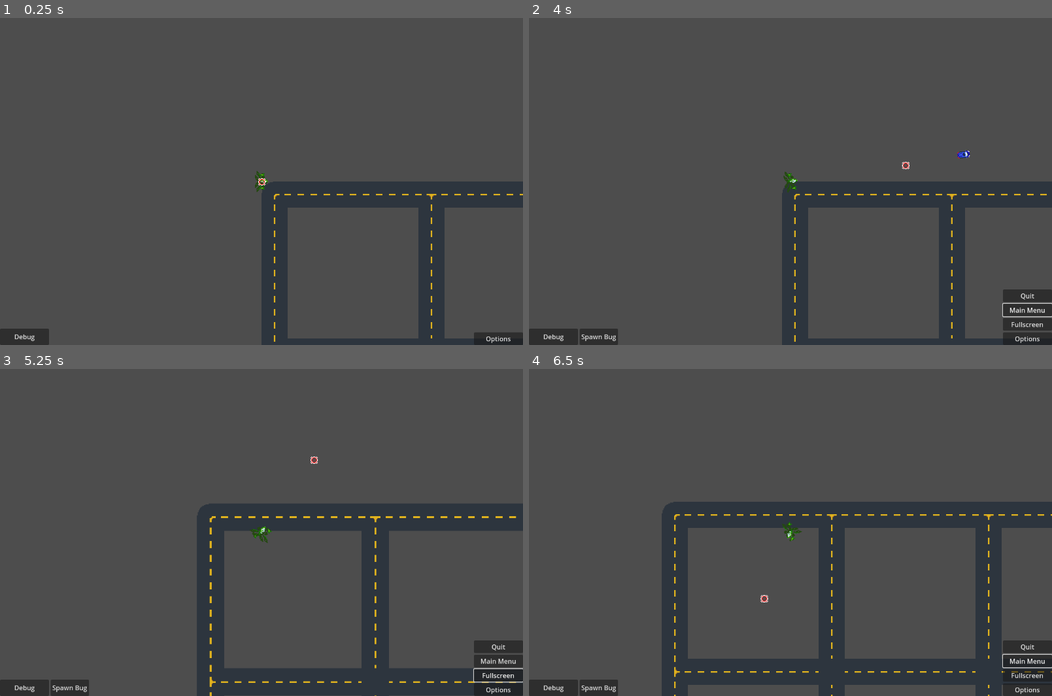
Above: before the commit, frames 1-4 (two rows, left to right).
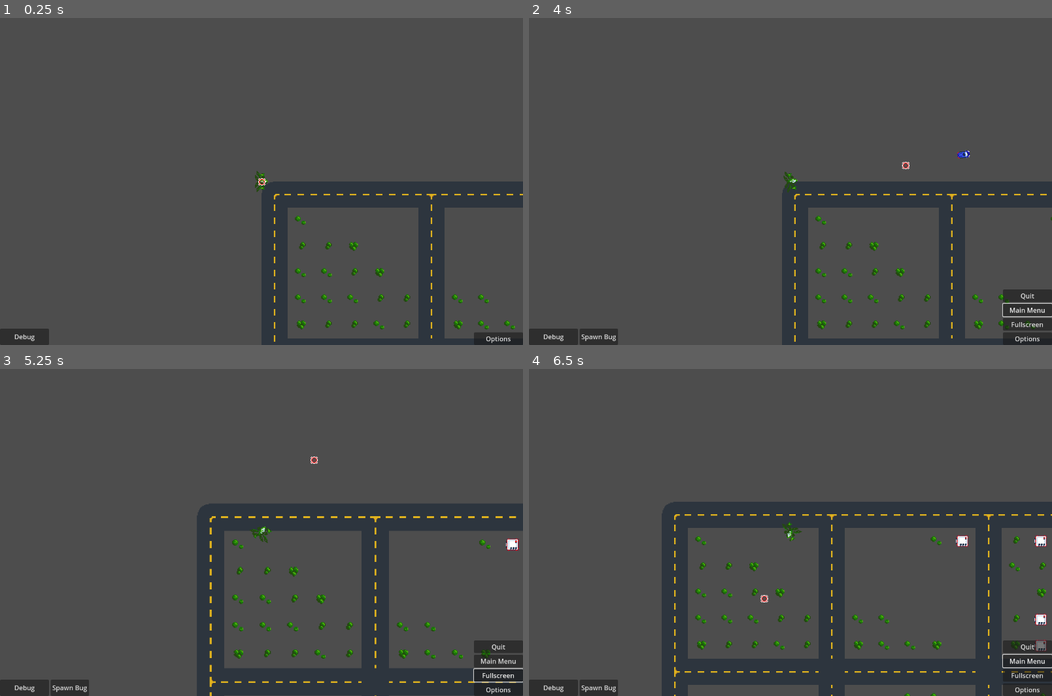
Above: after the commit, the same moments.

Repository: asoberbeck/mj6a
Game: Godot game, scene res://mockup.tscn
Same seed, same stepped clock (60 frames per second), same inputs: the game is played once before the commit and once after it.
Inputs (mouse positions are in pixels of both pictures, inside the frame that each line leads up to):
- Up to frame 1 (0.25 s): no input
- Up to frame 2 (4 s): click "Debug" at 0.5 s; click "Spawn Bug" at 1.25 s; click "Options" at 2 s; click "Main Menu" at 2.75 s; move the mouse to (905, 165) at 3.52 s; press the mouse at (905, 165) at 3.53 s; hold Right (ui_right) from 3.53 s (still down)
- Up to frame 3 (5.25 s): move the mouse to (156, 548) at 4.27 s; release Right (ui_right) at 4.28 s; release the mouse at (156, 548) at 4.28 s; hold Down (ui_down) 4.28-5.03 s; click (156, 548) at 4.35 s; move the mouse to (313, 460) at 5.02 s; hold Right (ui_right) from 5.03 s (still down); hold Mouse wheel up (zoom_in) from 5.03 s (still down)
- Up to frame 4 (6.5 s): click (842, 460) at 5.3 s; move the mouse to (764, 597) at 5.77 s; release Right (ui_right) at 5.78 s; release Mouse wheel up (zoom_in) at 5.78 s; hold Up (ui_up) from 5.78 s (still down); tap Mouse wheel down (zoom_out) at 5.85 s; click (764, 597) at 6.05 s

The runs differ from the first frame. In frame 1, 0.6% of the frame differs, in the area x 56-99%, y 60-96%; in frame 2, 0.5%; in frame 3, 0.8%; in frame 4, 1.1%, in the area x 31-99%, y 50-100%.

Commit message:
barebone main menu, map gen, track looping

Diff:
--- /dev/null
+++ b/block_gen.gd
@@ -0,0 +1 @@
+extends Node2D
--- a/bullet_1.gd
+++ b/bullet_1.gd
@@ -3,6 +3,7 @@
 @export var speed = 500
 @export var ttl = 1.0
 var age = 0
+@onready var sfx = $Boom
 
 func _physics_process(delta):
 	age += delta
@@ -13,7 +14,8 @@
 
 func _on_body_entered(body):
 	print("bullet_1 _on_body_entered(), body ==", body)
+
 	if body.is_in_group("shootable"):
-		print("kaboom")
+		sfx.play()
 		body.queue_free()
 		queue_free()
--- a/bullet_1.tscn
+++ b/bullet_1.tscn
@@ -1,7 +1,8 @@
-[gd_scene load_steps=4 format=3 uid="uid://l1aonqlg0vx7"]
+[gd_scene load_steps=5 format=3 uid="uid://l1aonqlg0vx7"]
 
 [ext_resource type="Script" uid="uid://c14ft7pgjji1d" path="res://bullet_1.gd" id="1_bmlrp"]
-[ext_resource type="Texture2D" uid="uid://csdakyqomg8pt" path="res://tilesheet.png" id="2_yp86r"]
+[ext_resource type="Texture2D" uid="uid://rnviksq5npjd" path="res://tilesheet.png" id="2_yp86r"]
+[ext_resource type="AudioStream" uid="uid://cg1m6uifeo4jf" path="res://music/explosion.mp3" id="3_yp86r"]
 
 [sub_resource type="CircleShape2D" id="CircleShape2D_kxkjx"]
 
@@ -18,4 +19,8 @@
 region_enabled = true
 region_rect = Rect2(0, 16, 16, 16)
 
+[node name="Boom" type="AudioStreamPlayer" parent="."]
+stream = ExtResource("3_yp86r")
+volume_db = 5.0
+
 [connection signal="body_entered" from="." to="." method="_on_body_entered"]
--- /dev/null
+++ b/mainmenu.gd
@@ -0,0 +1,11 @@
+extends MarginContainer
+
+func _new_game_pressed():
+	get_tree().change_scene_to_file("res://mockup.tscn")
+	print("new game pressed")
+
+func _options_pressed():
+	print("options pressed")
+
+func _credits_pressed():
+	print("credits pressed")
--- /dev/null
+++ b/mainmenu.tscn
@@ -0,0 +1,41 @@
+[gd_scene load_steps=5 format=3 uid="uid://cp4k5pr5junr"]
+
+[ext_resource type="Script" uid="uid://sucgb16tunuu" path="res://mainmenu.gd" id="1_igs2m"]
+[ext_resource type="Texture2D" uid="uid://dvk5f0jplsv7i" path="res://assets/options.png" id="1_wgsso"]
+[ext_resource type="Texture2D" uid="uid://c2c5nx76x3y80" path="res://assets/newGame.png" id="2_igs2m"]
+[ext_resource type="Texture2D" uid="uid://b5dgbimx0mgcm" path="res://assets/credits.png" id="3_3pujl"]
+
+[node name="mainmenu" type="MarginContainer"]
+anchors_preset = 15
+anchor_right = 1.0
+anchor_bottom = 1.0
+grow_horizontal = 2
+grow_vertical = 2
+theme_override_constants/margin_left = 80
+theme_override_constants/margin_top = 120
+theme_override_constants/margin_right = 80
+theme_override_constants/margin_bottom = 120
+script = ExtResource("1_igs2m")
+
+[node name="HBoxContainer" type="HBoxContainer" parent="."]
+layout_mode = 2
+
+[node name="menuButtons" type="VBoxContainer" parent="HBoxContainer"]
+layout_mode = 2
+theme_override_constants/separation = 15
+
+[node name="newGame" type="Button" parent="HBoxContainer/menuButtons"]
+layout_mode = 2
+icon = ExtResource("2_igs2m")
+
+[node name="options" type="Button" parent="HBoxContainer/menuButtons"]
+layout_mode = 2
+icon = ExtResource("1_wgsso")
+
+[node name="credits" type="Button" parent="HBoxContainer/menuButtons"]
+layout_mode = 2
+icon = ExtResource("3_3pujl")
+
+[connection signal="pressed" from="HBoxContainer/menuButtons/newGame" to="." method="_new_game_pressed"]
+[connection signal="pressed" from="HBoxContainer/menuButtons/options" to="." method="_options_pressed"]
+[connection signal="pressed" from="HBoxContainer/menuButtons/credits" to="." method="_credits_pressed"]
--- a/mockup.tscn
+++ b/mockup.tscn
@@ -1,17 +1,18 @@
-[gd_scene load_steps=18 format=4 uid="uid://ue2jnx3xbrfq"]
+[gd_scene load_steps=22 format=4 uid="uid://ue2jnx3xbrfq"]
 
 [ext_resource type="Script" uid="uid://cuuts1n3867n7" path="res://mockup.gd" id="1_4g3pk"]
-[ext_resource type="Texture2D" uid="uid://csdakyqomg8pt" path="res://tilesheet.png" id="1_dqb14"]
+[ext_resource type="Texture2D" uid="uid://rnviksq5npjd" path="res://tilesheet.png" id="1_dqb14"]
 [ext_resource type="Script" uid="uid://dar2r1d2qf1rf" path="res://mockup_player.gd" id="2_pp484"]
-[ext_resource type="Texture2D" uid="uid://cffoi58fnf05a" path="res://assets/road_bin_mapped.png" id="3_icy5f"]
+[ext_resource type="Texture2D" uid="uid://sgekmq2tesw7" path="res://assets/road_bin_mapped.png" id="3_icy5f"]
 [ext_resource type="Script" uid="uid://e4w1qcer0bod" path="res://road_tm.gd" id="3_rho02"]
-[ext_resource type="Texture2D" uid="uid://cu0s3cn1spaoy" path="res://assets/citySet.png" id="4_ma42w"]
-[ext_resource type="Texture2D" uid="uid://bk41vqc8a7tcv" path="res://assets/torso.png" id="5_u731o"]
-[ext_resource type="Script" path="res://aim_spot.gd" id="6_cq8ym"]
-[ext_resource type="Texture2D" uid="uid://c4g2hiij3qauy" path="res://assets/appendages.png" id="6_fo7ma"]
-[ext_resource type="Texture2D" uid="uid://stlqmg6xdtgs" path="res://assets/reticle.png" id="8_rho02"]
-[ext_resource type="Script" path="res://options_v_box.gd" id="9_icy5f"]
+[ext_resource type="Texture2D" uid="uid://d07wpruqnr66c" path="res://assets/citySet.png" id="4_ma42w"]
+[ext_resource type="Texture2D" uid="uid://b8kf16tx3swn2" path="res://assets/torso.png" id="5_u731o"]
+[ext_resource type="Script" uid="uid://dlttmj4f4xl5r" path="res://aim_spot.gd" id="6_cq8ym"]
+[ext_resource type="Texture2D" uid="uid://fffi407lpch6" path="res://assets/appendages.png" id="6_fo7ma"]
+[ext_resource type="Script" uid="uid://cdts8stkd8er1" path="res://track_a.gd" id="8_2uw06"]
+[ext_resource type="Texture2D" uid="uid://1kjn6b6r65i5" path="res://assets/reticle.png" id="8_rho02"]
 [ext_resource type="Script" uid="uid://b5vsrsvgxy6h0" path="res://menus_canvas.gd" id="10_fo7ma"]
+[ext_resource type="AudioStream" uid="uid://b15arnpa7y8ja" path="res://music/mj6 - Track A.mp3" id="12_42xhb"]
 
 [sub_resource type="TileSetAtlasSource" id="TileSetAtlasSource_pp484"]
 texture = ExtResource("1_dqb14")
@@ -105,6 +106,15 @@
 sources/0 = SubResource("TileSetAtlasSource_fo7ma")
 sources/1 = SubResource("TileSetAtlasSource_ma42w")
 
+[sub_resource type="FastNoiseLite" id="FastNoiseLite_42xhb"]
+
+[sub_resource type="NoiseTexture2D" id="NoiseTexture2D_2uw06"]
+width = 70
+height = 70
+as_normal_map = true
+bump_strength = 80.0
+noise = SubResource("FastNoiseLite_42xhb")
+
 [sub_resource type="RectangleShape2D" id="RectangleShape2D_dqb14"]
 
 [node name="Mockup" type="Node2D"]
@@ -118,6 +128,7 @@
 [node name="RoadTM" type="TileMapLayer" parent="."]
 tile_set = SubResource("TileSet_ma42w")
 script = ExtResource("3_rho02")
+blockRNG = SubResource("NoiseTexture2D_2uw06")
 
 [node name="BulletsCollection" type="Node2D" parent="."]
 
@@ -125,6 +136,11 @@
 
 [node name="Mech" type="CharacterBody2D" parent="."]
 script = ExtResource("2_pp484")
+
+[node name="trackA" type="AudioStreamPlayer2D" parent="Mech"]
+stream = ExtResource("12_42xhb")
+autoplay = true
+script = ExtResource("8_2uw06")
 
 [node name="Camera2D" type="Camera2D" parent="Mech"]
 zoom = Vector2(2, 2)
--- a/mockup_player.gd
+++ b/mockup_player.gd
@@ -69,6 +69,7 @@
 	if rezoom:
 		$Camera2D.zoom = Vector2(zoom, zoom)
 
+
 func perp(vec : Vector2):
 	var perpVec := Vector2.ZERO
 	perpVec.x = vec.y
--- a/road_tm.gd
+++ b/road_tm.gd
@@ -4,8 +4,9 @@
 @export var city_height := 11
 @export var block_size := 6
 @export var empty_road_prob := 0.4
-@export var veg_prob := 0.8
-@export var building_prob := 0.2
+@export var veg_prob := 0.7
+@export var building_prob := 0.4
+@export var blockRNG : NoiseTexture2D
 
 var veg_prob8b = int(255 * veg_prob)
 var building_prob8b = int(255 * building_prob)
@@ -32,7 +33,7 @@
 	15: 4-Way
 """
 
-var blockRNG = NoiseTexture2D.new()
+#var blockRNG = NoiseTexture2D.new()
 var rng = RandomNumberGenerator.new()
 var map_width : int
 var map_height : int
@@ -111,40 +112,31 @@
 					fullRoad[x*block_size][y*block_size + i] = 12
 					fullBlock[x*block_size][y*block_size + i] = -1
 
-	blockRNG.set_width(block_size * (city_width - 1))
-	blockRNG.set_height(block_size * (city_height - 1))
+	#blockRNG.set_width(map_width)
+	#blockRNG.set_height(map_height)
 	blockRNG.set_noise(FastNoiseLite.new())
-	blockRNG.set_normalize(true)
 	await blockRNG.changed
 	var image = blockRNG.get_image()
+	image = rgba_to_grayscale(image)
 	var blockGen = image.get_data()
+
+	print(blockGen)
+
 	#for col in range(map_width):
 		#print(fullBlock[col])
 
 	var mapCoord = idx2coord(map_width, map_height)
-	print(len(mapCoord), " ", len(blockGen))
+	print(len(mapCoord), ", ", len(blockGen), ", ", map_width, ", ", map_height)
 	for n in range(len(blockGen)):
 		var coord = mapCoord[n]
 		var rn = blockGen[n]
-		var blockID = fullBlock[coord[0]][coord[1]]
-		if blockID == -1:
+		if fullBlock[coord[0]][coord[1]] == -1:
 			pass
 		elif rn <= building_prob8b:
-			blockID = 3
-		elif(rn <= veg_prob8b):
-			blockID = 18
-
-
-	#for x in range(map_width):
-		#for y in range(map_height):
-			#var rn = blockGen[x * (map_height) + y]
-			#if fullBlock[x][y] == -1:
-				#pass
-			#elif(rn <= building_prob8b):
-				#fullBlock[x][y] = 3
-			#elif(rn <= veg_prob8b):
-				#fullBlock[x][y] = 18
-			#print(x * (map_height) + y)
+			fullBlock[coord[0]][coord[1]] = 3
+		elif rn <= veg_prob8b:
+			fullBlock[coord[0]][coord[1]] = [18, 19, 20].pick_random()
+
 
 	fourByFourID = idx2coord(4, 4)
 	sixBySixID = idx2coord(6, 6)
@@ -155,7 +147,6 @@
 	# Construct !
 	build_city(fullRoad, 0)
 	build_city(fullBlock, 1)
-
 
 
 func build_city(plan, source_id):
@@ -195,3 +186,18 @@
 	for i in bits.size():
 		result = (result << 1) | int(bits[i])
 	return result
+
+
+func rgba_to_grayscale(rgba_image: Image) -> Image:
+	var width = rgba_image.get_width()
+	var height = rgba_image.get_height()
+
+	var grayscale_image = Image.create(width, height, false, Image.FORMAT_L8)
+
+	for y in range(height):
+		for x in range(width):
+			var color = rgba_image.get_pixel(x, y)
+			var luminance = color.r * 0.299 + color.g * 0.587 + color.b * 0.114
+			grayscale_image.set_pixel(x, y, Color(luminance, luminance, luminance, 1.0))
+
+	return grayscale_image
--- /dev/null
+++ b/track_a.gd
@@ -0,0 +1,6 @@
+extends AudioStreamPlayer2D
+
+@onready var player = $"."
+
+func _ready():
+	player.stream.loop = true
Not shown, removed: assets/appendages.png.import
Not shown, removed: assets/citySet.png.import
Binary file added: assets/credits.aseprite
Binary file added: assets/credits.png
Not shown, removed: assets/mockup.png.import
Binary file added: assets/newGame.aseprite
Binary file added: assets/newGame.png
Binary file added: assets/options.aseprite
Binary file added: assets/options.png
Not shown, removed: assets/reticle.png.import
Not shown, removed: assets/road.png.import
Not shown, removed: assets/road_bin_mapped.png.import
(and 7 more such lines)
